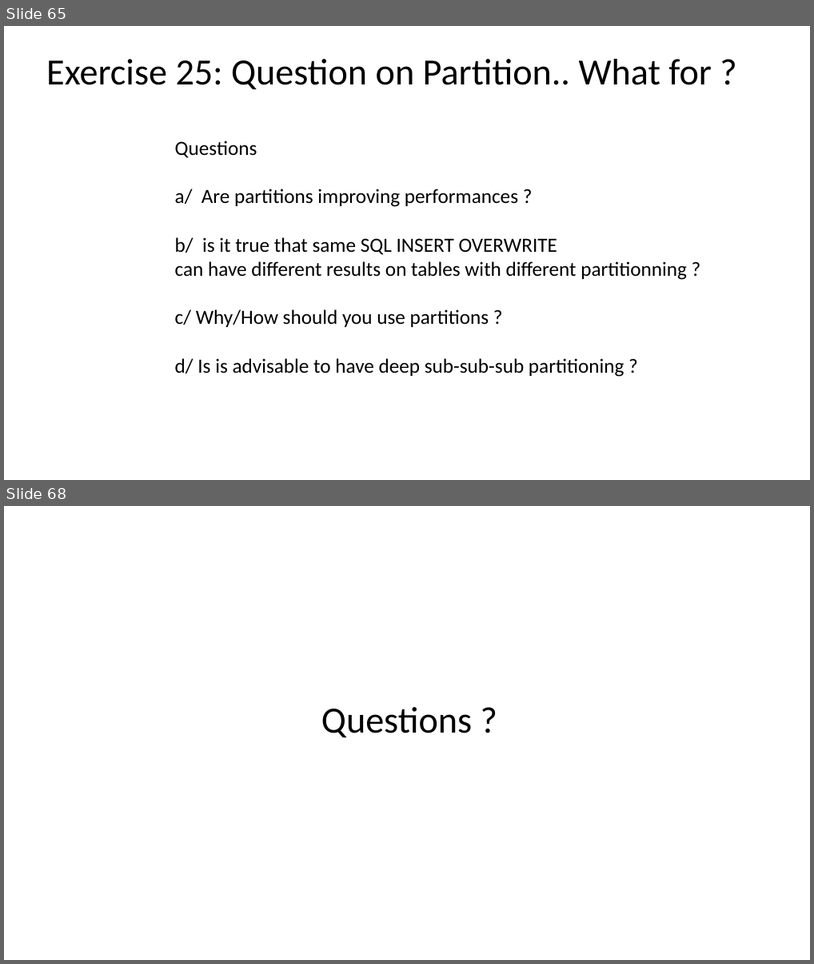
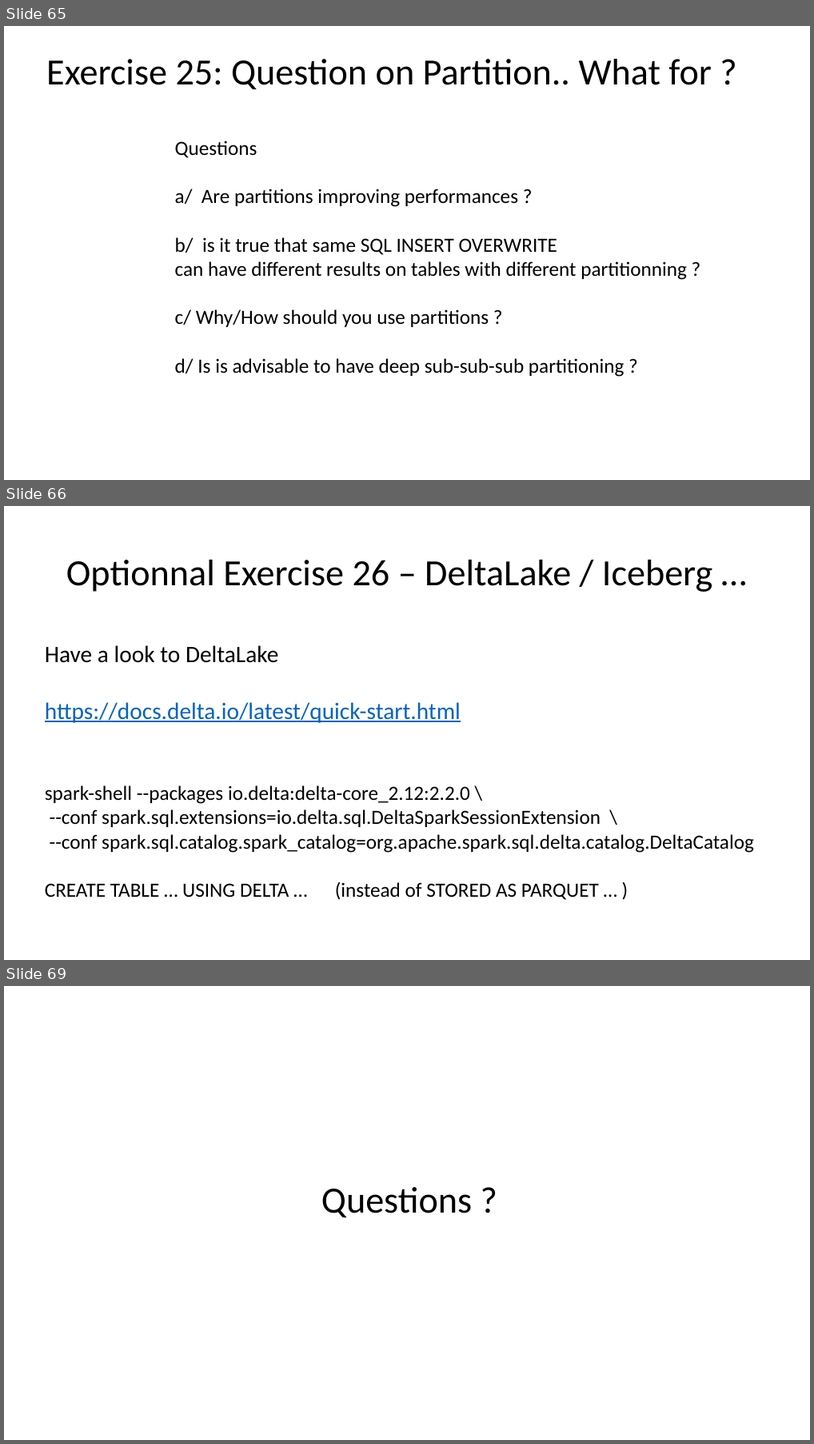
Before and after one commit to Arnaud-Nauwynck/presentations, a slide deck: pres-bigdata/Course-2022-Spark/BigData-Spark-TD3.pptx. Shown one above the other, each under a label of ours: slides 65 and 68 before the commit, slides 65, 66 and 69 after it; the slides between them are not shown. The pictures are 814x964 and 814x1444 pixels, drawn with LibreOffice and Linux fonts; fonts in the diff are those of the drawing. Boxes give left, top, right and bottom in pixels: in the first picture for what was removed or moved away, otherwise in the second. Text is boxed around its words. In the diff, an @@ line names an element or a change of style, - is before the commit and + after.

```diff
--- a/pres-bigdata/Course-2022-Spark/BigData-Spark-TD3.pptx
+++ b/pres-bigdata/Course-2022-Spark/BigData-Spark-TD3.pptx
@@ slide 66 added at bbox=[4, 506, 810, 960], background #FFFFFF @@
@@ title added at bbox=[66, 560, 713, 592], 44 pt, text #000000 @@
+Optionnal Exercise 26 – DeltaLake / Iceberg …
@@ text added at bbox=[45, 645, 754, 900], 24 pt, text #000000 @@
+Have a look to DeltaLake
+https://docs.delta.io/latest/quick-start.html
+spark-shell --packages io.delta:delta-core_2.12:2.2.0 \
+--conf spark.sql.extensions=io.delta.sql.DeltaSparkSessionExtension \
+--conf spark.sql.catalog.spark_catalog=org.apache.spark.sql.delta.catalog.DeltaCatalog
+CREATE TABLE … USING DELTA … (instead of STORED AS PARQUET … )
@@ what was slide 68 is now slide 69 @@
```
Also in this commit, not shown: 3 slides changed, 14 other files.
